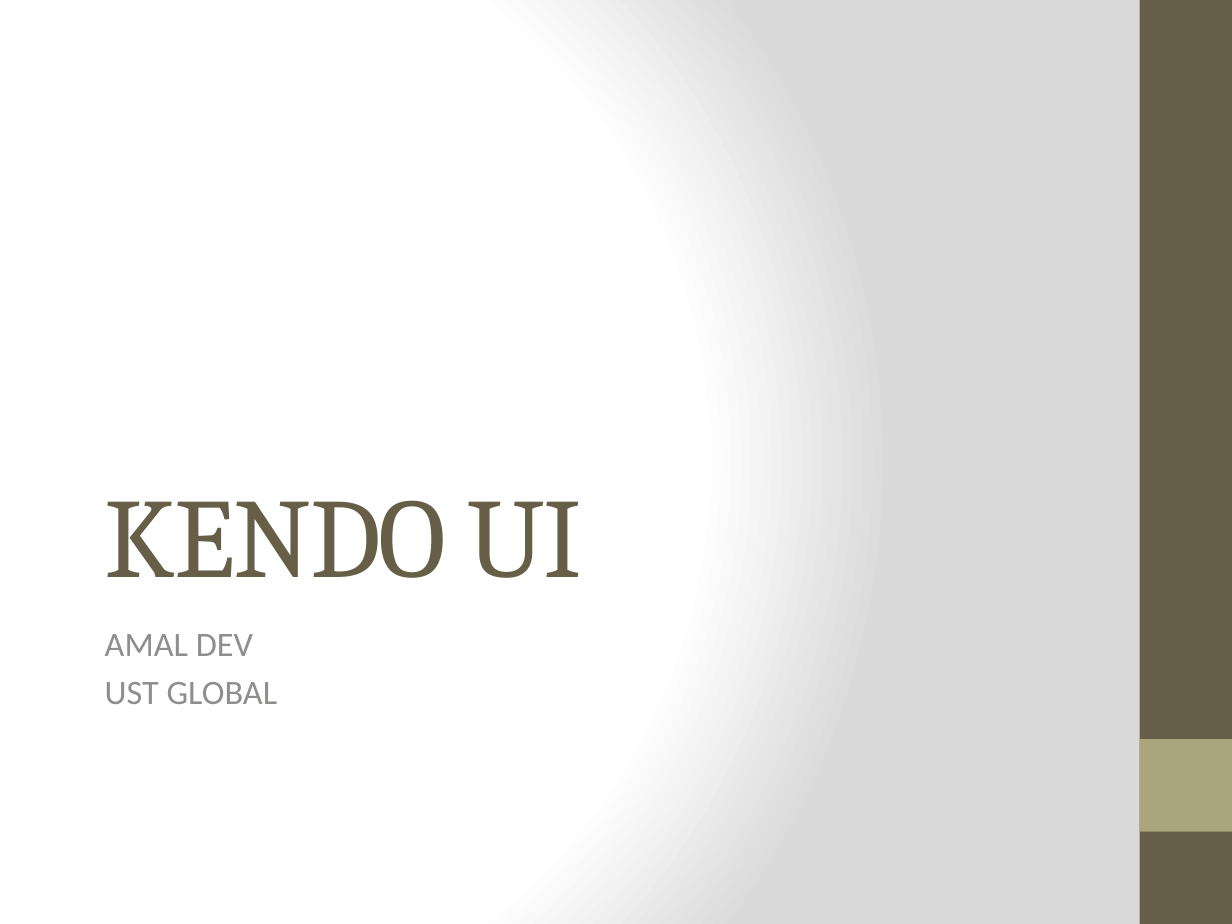
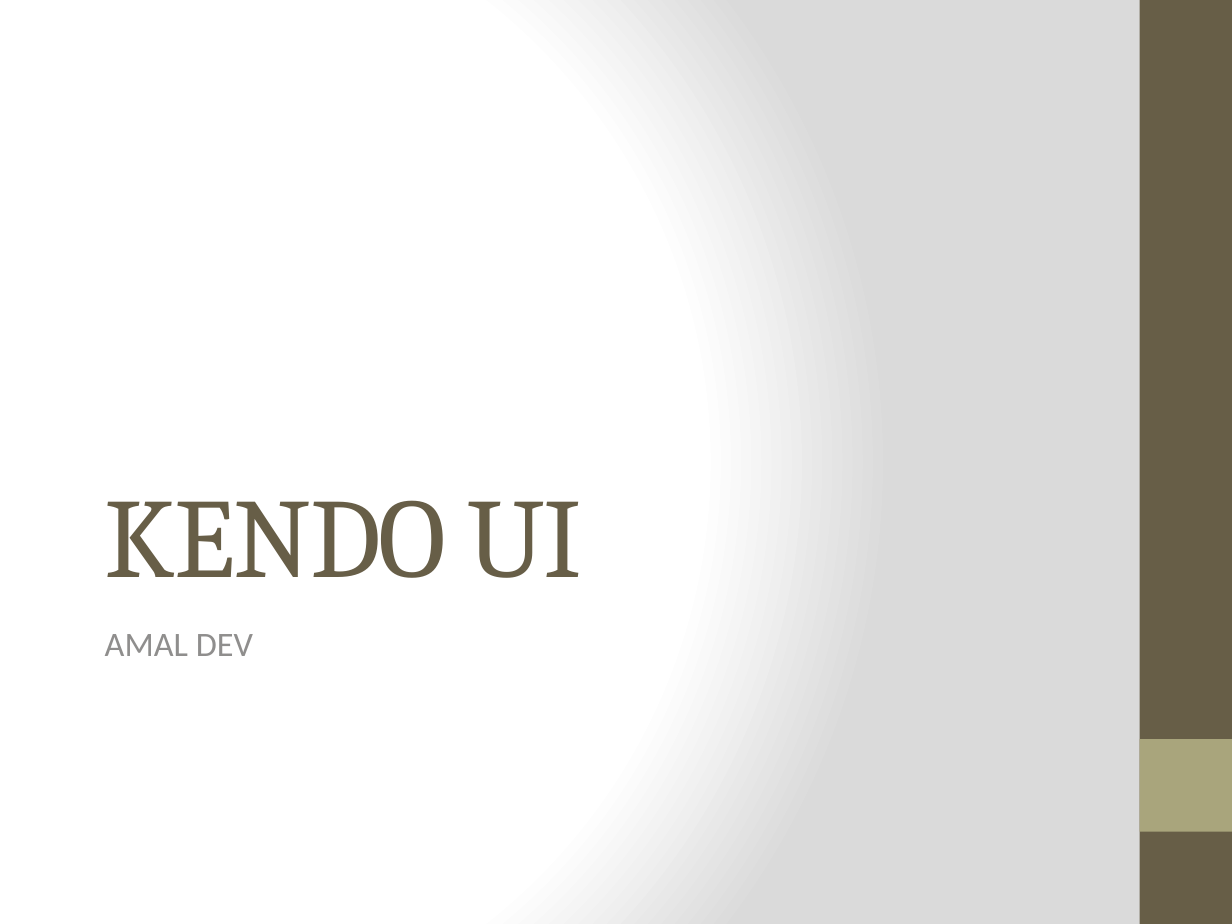
Before and after one commit to amaldevv/kendo-ui, a slide deck: slide 1 of Mar/kendo-ui/src/day 1/Kendo UI - Day 1.pptx. Drawn at 1232x924 pixels with LibreOffice and Linux fonts; fonts in the diff are those of the drawing. Boxes give left, top, right and bottom in pixels: in the first picture for what was removed or moved away, otherwise in the second. Text is boxed around its words. In the diff, an @@ line names an element or a change of style, - is before the commit and + after.

Commit message:
updated ppt, added globalization example

```diff
--- a/Mar/kendo-ui/src/day 1/Kendo UI - Day 1.pptx
+++ b/Mar/kendo-ui/src/day 1/Kendo UI - Day 1.pptx
@@ subtitle at (x1=105, y1=682, x2=278, y2=704): paragraph removed @@
-UST GLOBAL
```
Also in this commit, not shown: 5 other slides changed, 4 slides added, 9 other files.
